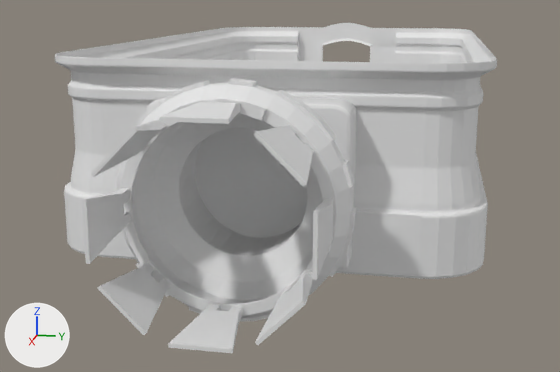
Two versions of the glTF model models/modules/L1/EngineRoom_L1_EXT.glb, one commit apart.
One viewpoint serves both versions: a 50 mm camera at (33.11, -7.88, 3.62) aimed at (17.83, -10.93, -0.2). The axes (+X, +Y, +Z) are drawn at lower left. The lights are the same throughout. Vertices at the same position are counted once.

Names of what the first picture shows: 'EngineRoom_L1_EXT'.
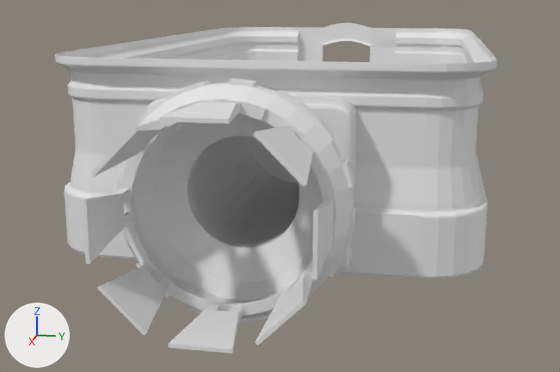
The change, as a diff of the scene's bpy script:
```diff
--- a/models/modules/L1/EngineRoom_L1_EXT.glb.py
+++ b/models/modules/L1/EngineRoom_L1_EXT.glb.py
@@ me_cube_084 @@
 # used by ob_engineroom_l1_ext; location = (10.0, -10.0, -0.5)
-me_cube_084.from_pydata(...)  # 2069 vertices, 3932 faces; spans x 0.0..14.88, y -4.0..3.0, z -0.28..3.34
+me_cube_084.from_pydata(...)  # 2068 vertices, 3935 faces; spans x 0.0..14.88, y -4.0..3.0, z -0.28..3.34
+# me_cube_084 part 1: the loose piece of 4 vertices spanning x 11.78, y -1.52..0.52, z 0.38..2.41 is moved by (-3.65, 0.0, 0.0)
+# me_cube_084 part 2
+# 40 vertices are removed from x 11.75..12.46, y -1.5..0.5, z 0.44..2.44
+# 98 faces are deleted
+# 57 vertices move from x 12.46..12.73, y -1.44..0.44, z 0.45..2.33 to x 12.47..12.71, y -1.32..0.32, z 0.57..2.21
+# 32 new vertices lie (-4.78, 0.0, 0.0) away from vertices in x 12.5, y -1.5..0.5, z 0.44..2.44
+# 7 new vertices lie (-0.24, 0.0, 0.0) away from vertices in x 12.73, y -1.44..0.28, z 0.72..2.26
+# 101 new faces join them
```

Changed parts and their boxes [x1, y1, x2, y2] in the pictures (560 x 372 px; the box of a moved part takes in the faces that stretch with it):
part 1 of me_cube_084, moved or reshaped: before [195, 128, 308, 238]; after [250, 137, 298, 184]
part 2 of me_cube_084, moved or reshaped: [153, 114, 323, 282] in both
